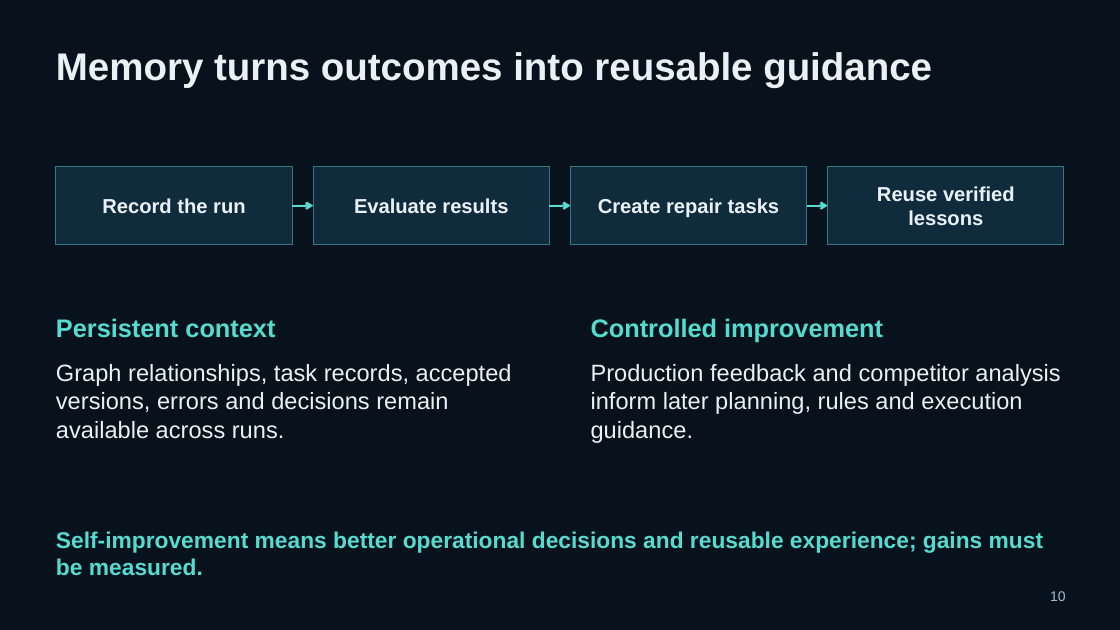
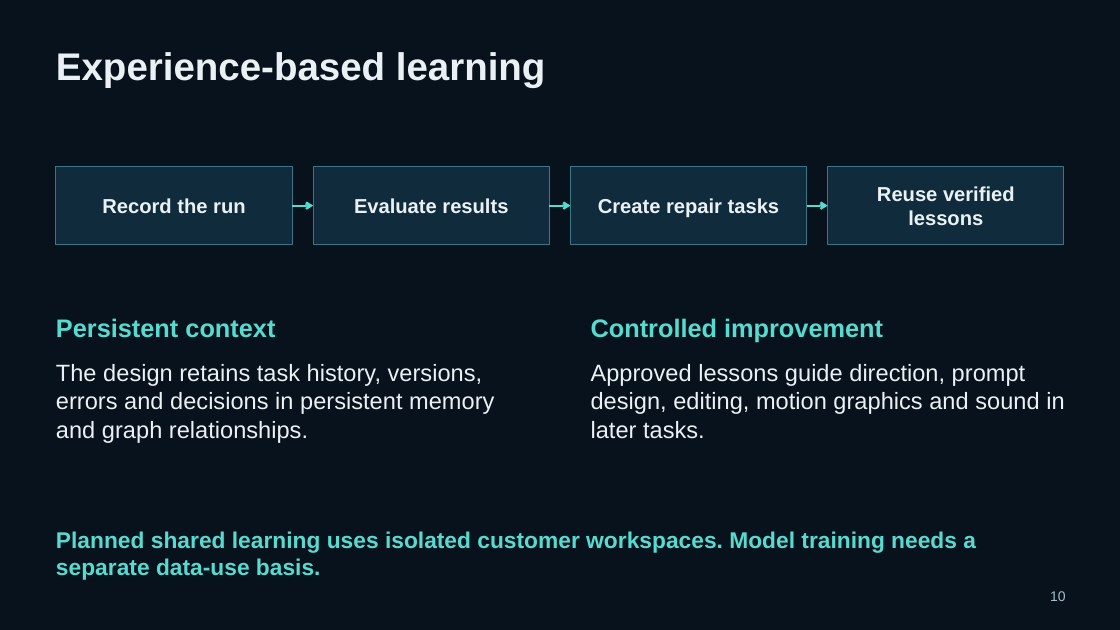
Before and after one commit to pavlichuckcrypt-maker/Vantemio, a slide deck: slide 10 of docs/pitch/Vantemio_Presentation_2026-10-05.pptx. Drawn at 1120x630 pixels with LibreOffice and Linux fonts; fonts in the diff are those of the drawing. Boxes give left, top, right and bottom in pixels: in the first picture for what was removed or moved away, otherwise in the second. Text is boxed around its words. In the diff, an @@ line names an element or a change of style, - is before the commit and + after.

Commit message:
Update Vantemio pitch and funding scenarios
8 October 2026 presentation: current development status, deployment profiles, Market service acceptance, Donations and planned AI avatars, $150k solo / $400k team funding and DGX Spark AI offload. Preserve stable pitch paths. Expected performance improvements are validation targets.

```diff
--- a/docs/pitch/Vantemio_Presentation_2026-10-05.pptx
+++ b/docs/pitch/Vantemio_Presentation_2026-10-05.pptx
@@ text at [56,52,546,88]: text changed @@
-Memory turns outcomes into reusable guidance
+Experience-based learning
@@ text at [56,364,494,443]: text changed @@
-Graph relationships, task records, accepted versions, errors and decisions remain available across runs.
+The design retains task history, versions, errors and decisions in persistent memory and graph relationships.
@@ text at [591,364,1064,439]: text changed @@
-Production feedback and competitor analysis inform later planning, rules and execution guidance.
+Approved lessons guide direction, prompt design, editing, motion graphics and sound in later tasks.
@@ text at [56,531,976,580]: text changed @@
-Self-improvement means better operational decisions and reusable experience; gains must be measured.
+Planned shared learning uses isolated customer workspaces. Model training needs a separate data-use basis.
```
Also in this commit, not shown: 27 other slides changed, 8 slides added, 5 slides removed, 1 other file.
